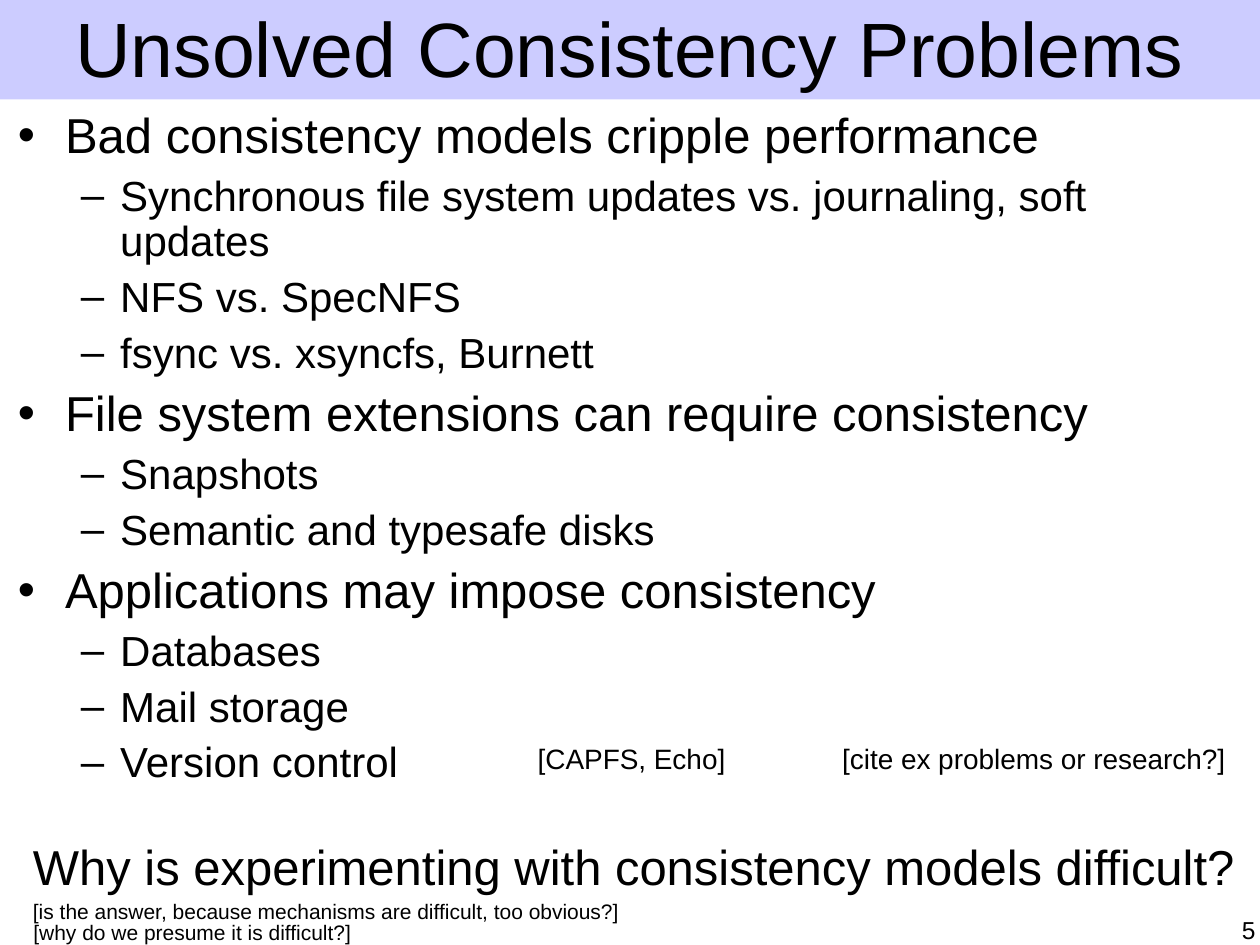
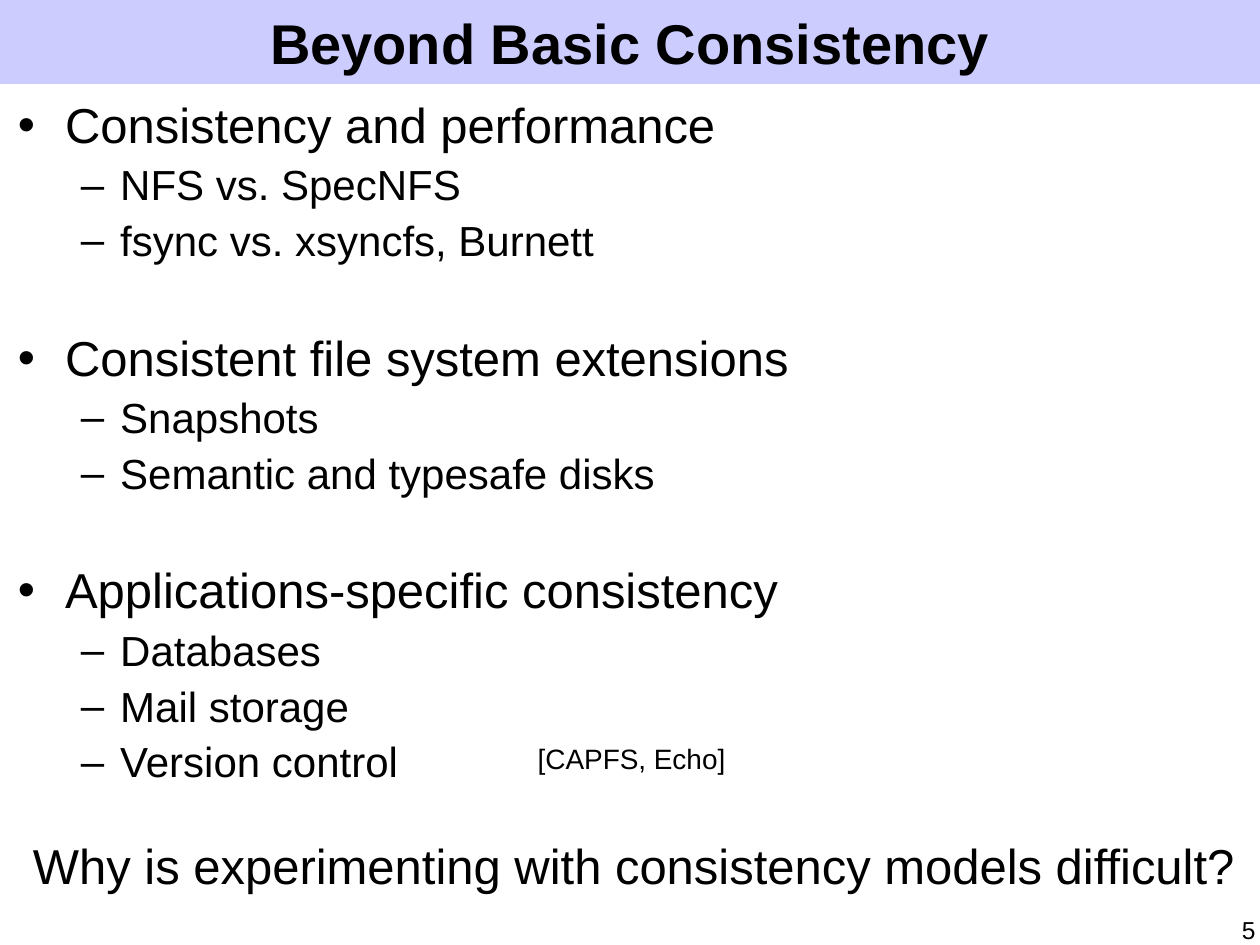
Before and after one commit to ucla-readable/fstitch-doc, a slide deck: slide 5 of sosp/pres.ppt. Drawn at 1260x945 pixels with LibreOffice and Linux fonts; fonts in the diff are those of the drawing. Boxes give left, top, right and bottom in pixels: in the first picture for what was removed or moved away, otherwise in the second. Text is boxed around its words. In the diff, an @@ line names an element or a change of style, - is before the commit and + after.

Commit message:
Motivation, patch model, and some patch optimization improvements.

```diff
--- a/sosp/pres.ppt
+++ b/sosp/pres.ppt
@@ rectangle: place and size @@
-rectangle at [0,0,1260,100]
+rectangle at [0,0,1260,84]
@@ title at [270,23,989,75]: text changed; size 44 to 32 pt; bold on @@
-Unsolved Consistency Problems
+Beyond Basic Consistency
@@ text "Consistency and performance": place and size @@
-text "Consistency and performance" at [65,117,1088,778]
+text "Consistency and performance" at [65,107,789,778]
@@ text at [65,107,715,153]: text changed; size 24 to 28 pt @@
-• Bad consistency models cripple performance
-  – Synchronous file system updates vs. journaling, soft updates
+• Consistency and performance
@@ text at [65,340,789,386]: text changed @@
-• File system extensions can require consistency
+• Consistent file system extensions
@@ text at [65,572,778,618]: text changed @@
-• Applications may impose consistency
+• Applications-specific consistency
@@ text removed at [842,748,1225,774] @@
-[cite ex problems or research?]
@@ text removed at [33,923,351,944] @@
-[why do we presume it is difficult?]
@@ text removed at [33,903,619,924] @@
-[is the answer, because mechanisms are difficult, too obvious?]
```
Also in this commit, not shown: 37 other slides changed, 8 slides added, 7 slides removed.
